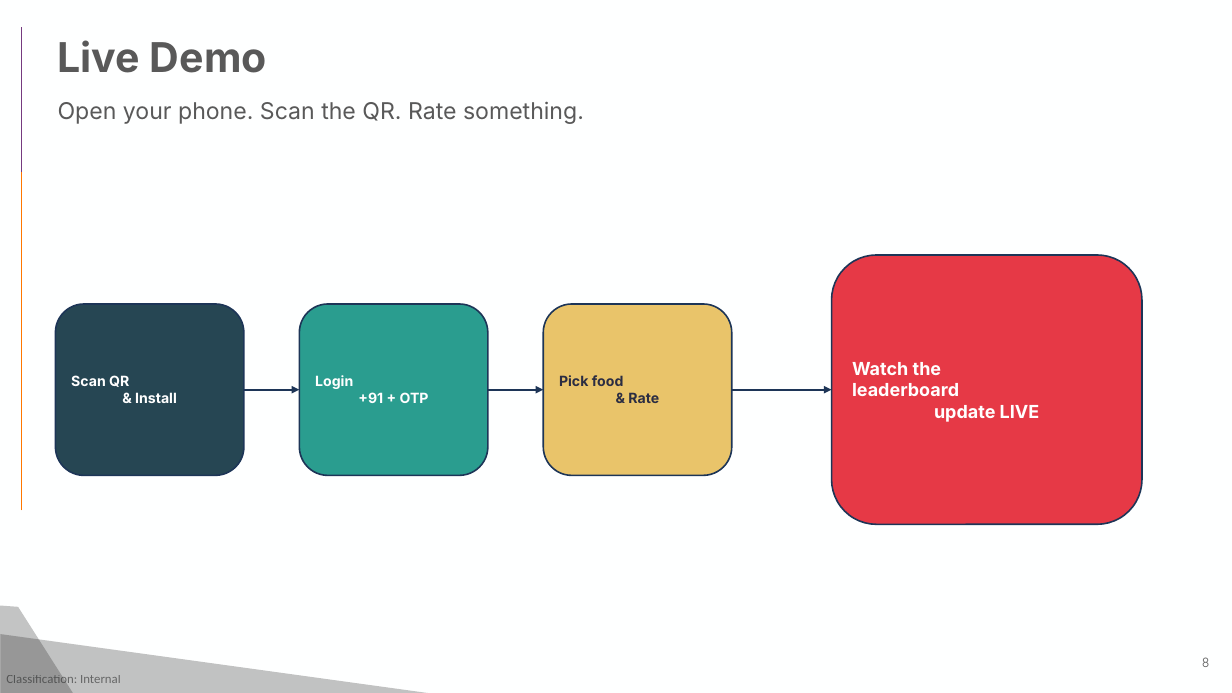
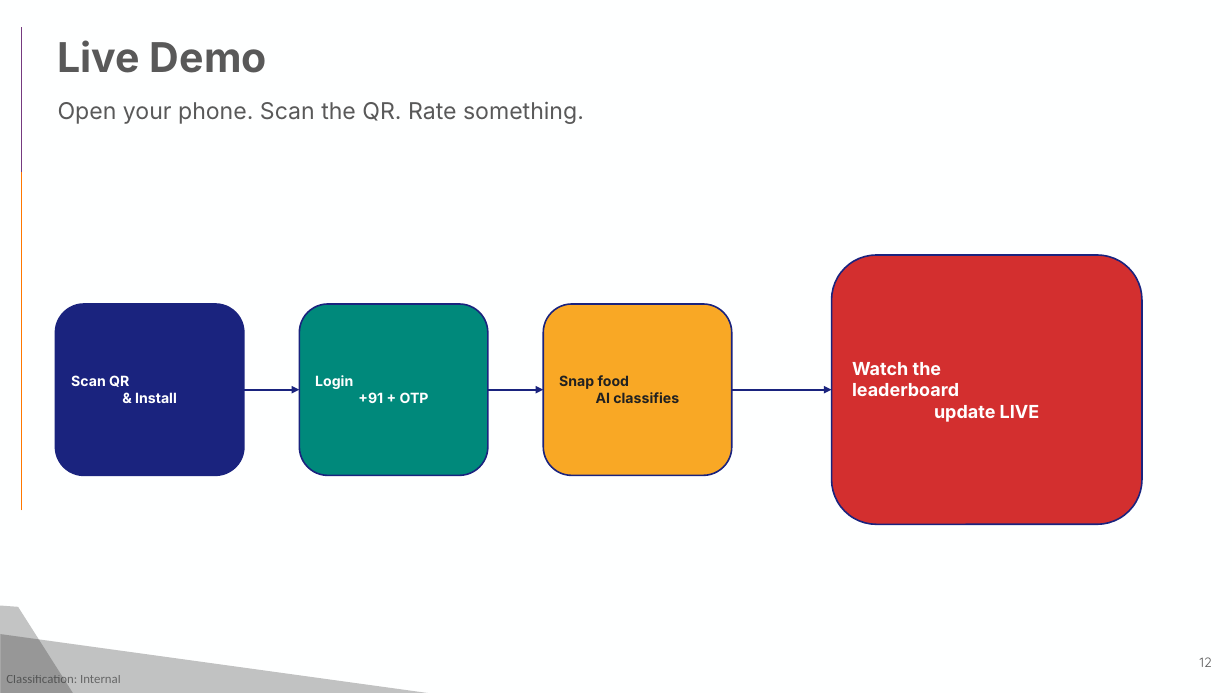
Before and after one commit to anujkarn002/BWAI-APL-DELHI, a slide deck: slide 12 of docs/stadiumbite-deck.pptx (slide 8 before the commit). Drawn at 1232x693 pixels with LibreOffice and Linux fonts; fonts in the diff are those of the drawing; background and template pictures are left out. Boxes give left, top, right and bottom in pixels: in the first picture for what was removed or moved away, otherwise in the second. Text is boxed around its words. In the diff, an @@ line names an element or a change of style, - is before the commit and + after.

```diff
--- a/docs/stadiumbite-deck.pptx
+++ b/docs/stadiumbite-deck.pptx
@@ rounded rectangle "Watch the leaderboard update LIVE" at <box>832,255,1142,525</box>: fill #E63946 to #D32F2F; outline #1D3557 1.25 pt to #1A237E 1.25 pt @@
@@ rounded rectangle "Scan QR & Install" at <box>55,304,244,475</box>: fill #264653 to #1A237E; outline #1D3557 1.25 pt to #1A237E 1.25 pt @@
@@ rounded rectangle "Login +91 + OTP" at <box>299,304,488,475</box>: fill #2A9D8F to #00897B; outline #1D3557 1.25 pt to #1A237E 1.25 pt @@
@@ rounded rectangle "Snap food AI classifies" at <box>543,304,732,475</box>: fill #E9C46A to #F9A825; outline #1D3557 1.25 pt to #1A237E 1.25 pt @@
@@ text in rounded rectangle at <box>559,375,679,403</box>: text changed; text colour #2B2D42 to #212121 @@
-Pick food
-& Rate
+Snap food
+AI classifies
@@ arrow (244, 390) - (299, 390): stroke #1D3557 1.5 pt to #1A237E 1.5 pt @@
@@ arrow (488, 390) - (543, 390): stroke #1D3557 1.5 pt to #1A237E 1.5 pt @@
@@ arrow (732, 390) - (832, 390): stroke #1D3557 1.5 pt to #1A237E 1.5 pt @@
@@ page number at <box>1200,657,1212,667</box>: text changed @@
-8
+12
```
Also in this commit, not shown: 6 other slides changed, 5 slides added, 1 slide removed, 3 other files.
